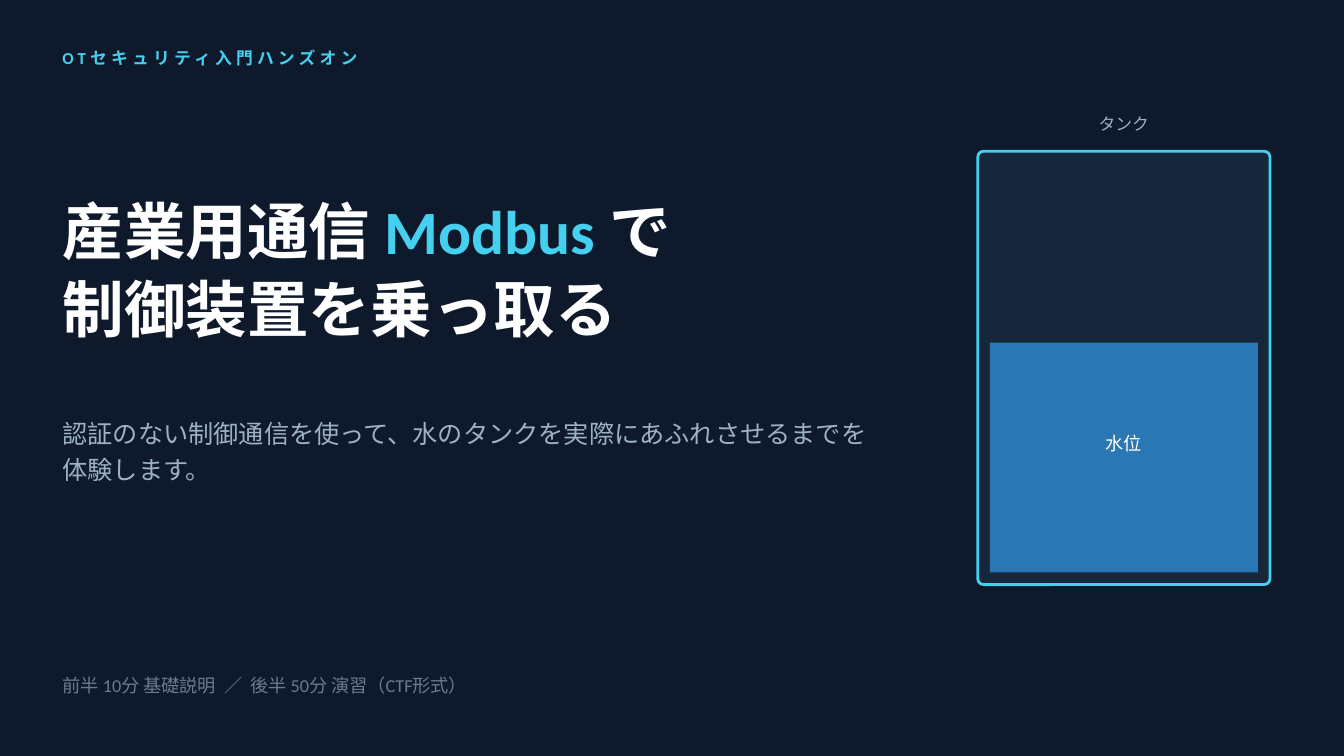
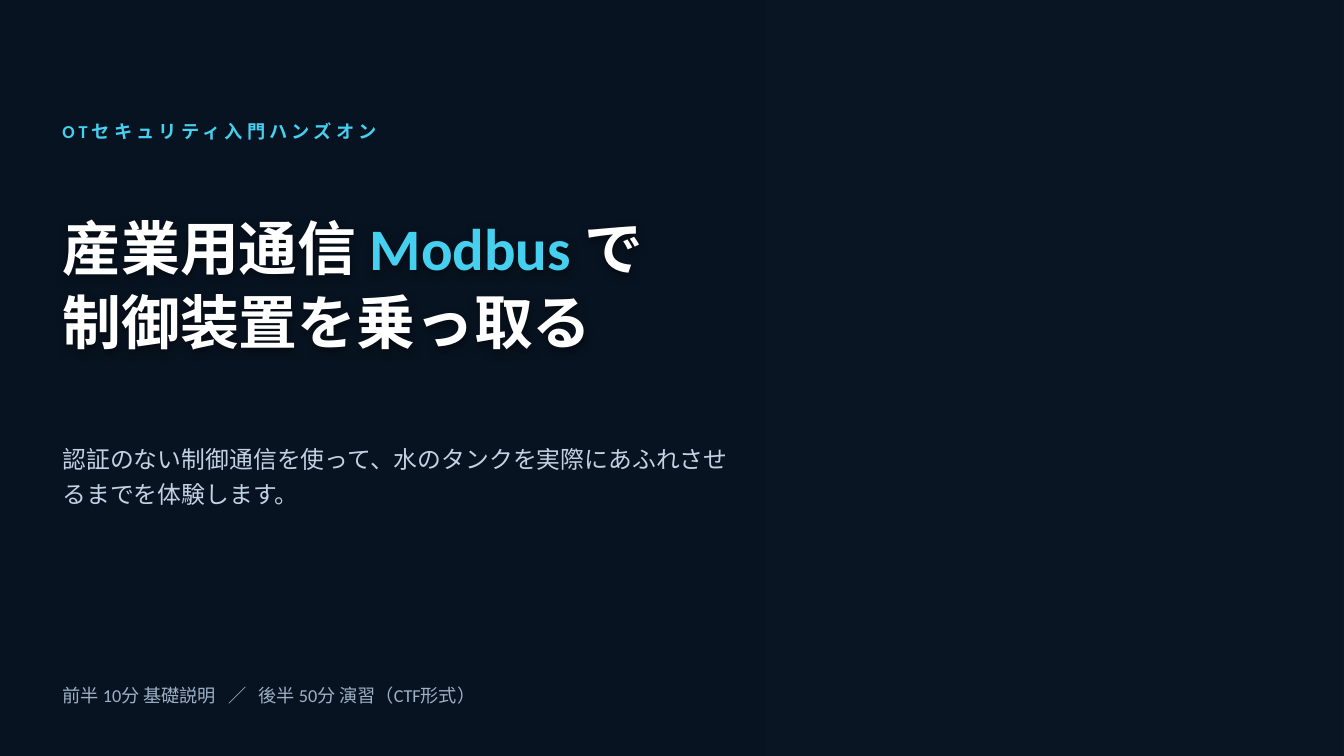
Before and after one commit to Tivo0921/ot-modbus-ctf, a slide deck: slide 1 of slides/ot-intro.pptx. Drawn at 1344x756 pixels with LibreOffice and Linux fonts; fonts in the diff are those of the drawing; background and template pictures are left out. Boxes give left, top, right and bottom in pixels: in the first picture for what was removed or moved away, otherwise in the second. Text is boxed around its words. In the diff, an @@ line names an element or a change of style, - is before the commit and + after.

```diff
--- a/slides/ot-intro.pptx
+++ b/slides/ot-intro.pptx
@@ rectangle added at (0,0,1344,756), fill #081320 at 60% opacity @@
@@ rectangle added at (0,0,766,756), fill #081320 at 75% opacity @@
@@ text "OTセキュリティ入門ハンズオン": place and size @@
-text "OTセキュリティ入門ハンズオン" at (63,42,1272,73)
+text "OTセキュリティ入門ハンズオン" at (63,111,768,151)
@@ text "OTセキュリティ入門ハンズオン" at (63,111,768,151): size 12 to 13 pt @@
@@ text removed at (1099,116,1149,131) @@
-タンク
@@ text "産業用通信 Modbus で": place and size @@
-text "産業用通信 Modbus で" at (62,201,672,338)
+text "産業用通信 Modbus で" at (62,219,643,350)
@@ text "産業用通信 Modbus で" at (62,219,643,350): size 44 to 42 pt @@
@@ rounded rectangle removed at (978,151,1270,585) @@
@@ rectangle removed at (990,343,1258,573) @@
@@ text "認証のない制御通信を使って、水のタンクを実際にあふれさせるまでを体験します。": place and size @@
-text "認証のない制御通信を使って、水のタンクを実際にあふれさせるまでを体験します。" at (62,422,866,481)
+text "認証のない制御通信を使って、水のタンクを実際にあふれさせるまでを体験します。" at (62,448,727,505)
@@ text "認証のない制御通信を使って、水のタンクを実際にあふれさせるまでを体験します。" at (62,448,727,505): size 18 to 17 pt, text colour #9DB1C6 to #C3D2E2 @@
@@ text removed at (1106,434,1142,452) @@
-水位
@@ text "前半 10分 基礎説明 ／ 後半 ...": place and size @@
-text "前半 10分 基礎説明 ／ 後半 ..." at (62,677,467,694)
+text "前半 10分 基礎説明 ／ 後半 ..." at (62,686,475,704)
@@ text "前半 10分 基礎説明 ／ 後半 ..." at (62,686,475,704): text colour #6B7A8D to #9DB1C6 @@
```
Also in this commit, not shown: 4 other slides changed, 4 other files.
